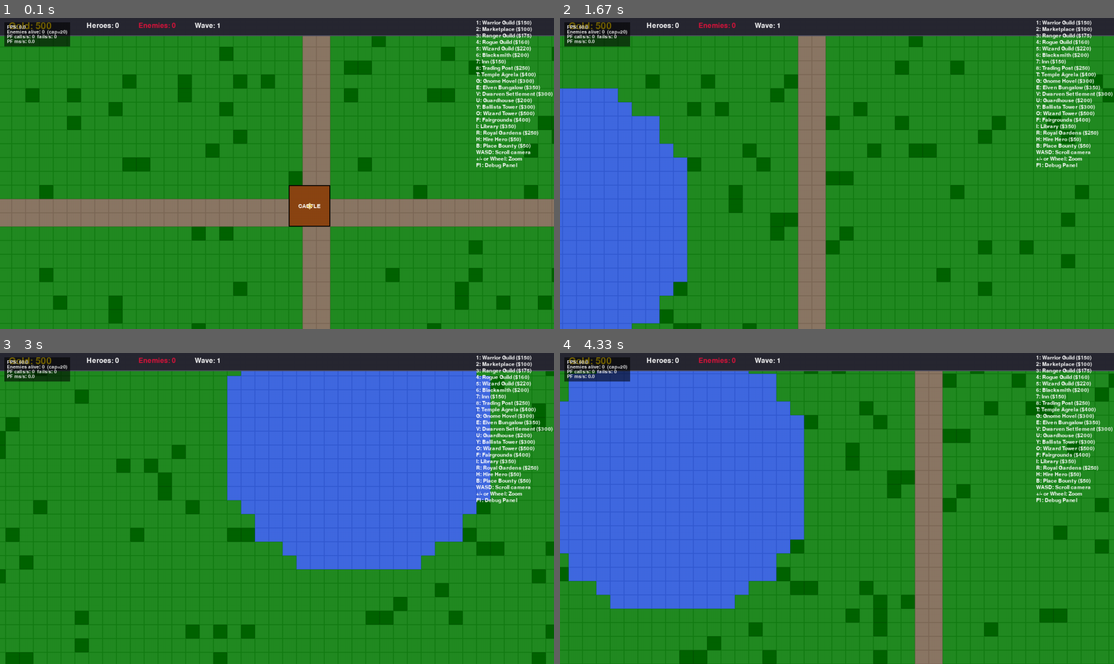
Above: before the commit, frames 1-4 (two rows, left to right).
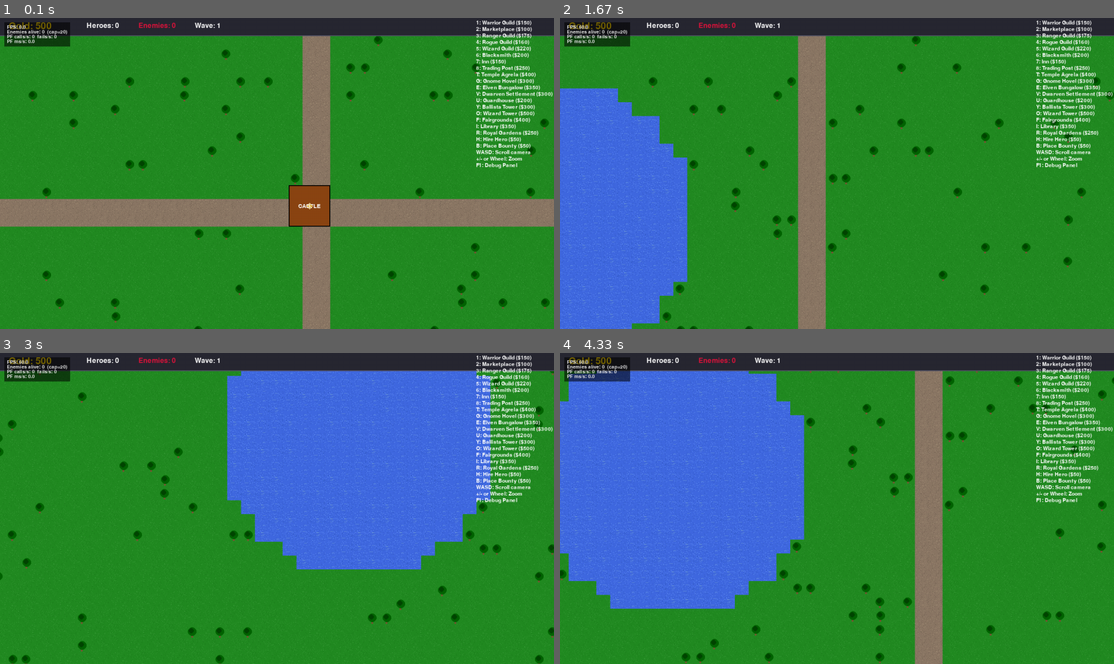
Above: after the commit, the same moments.

Repository: jaimiemontague/Kingdom
Game: pygame game, started from main.py
Two runs of this game, one before a commit and one after it. Both use one fixed random seed, a clock stepped at 60 frames per second and the inputs below.
Inputs (mouse positions are in pixels of both pictures, inside the frame that each line leads up to):
- Up to frame 1 (0.1 s): no input
- Up to frame 2 (1.67 s): hold D 0.33-0.8 s; hold W 0.83-1.13 s; move the mouse to (1014, 164) at 0.87 s; hold D 1.17-1.63 s; move the mouse to (704, 176) at 1.2 s
- Up to frame 3 (3 s): hold A 1.67-2.2 s; move the mouse to (105, 461) at 1.7 s; hold S 2.23-2.53 s; move the mouse to (481, 617) at 2.27 s; hold A 2.57-2.97 s; move the mouse to (132, 393) at 2.6 s
- Up to frame 4 (4.33 s): hold W 3-3.37 s; move the mouse to (704, 446) at 3.03 s; hold D 3.4-4.03 s; move the mouse to (842, 539) at 3.43 s; hold S from 4.07 s (still down); move the mouse to (820, 455) at 4.1 s

The runs differ from the first frame. In frame 1, 4.2% of the frame differs, in the area x 0-100%, y 5-100%; in frame 2, 4.4%; in frame 3, 4.1%; in frame 4, 4.6%.

Commit message:
Add procedural pixel tile sprites

Diff:
--- /dev/null
+++ b/game/graphics/tile_sprites.py
@@ -0,0 +1,139 @@
+from __future__ import annotations
+
+import random
+from dataclasses import dataclass
+from typing import Dict, Tuple
+
+import pygame
+
+from config import TILE_SIZE, COLOR_GRASS, COLOR_WATER, COLOR_PATH, COLOR_TREE
+
+
+@dataclass(frozen=True)
+class TilePalette:
+    grass: Tuple[int, int, int] = COLOR_GRASS
+    grass_dark: Tuple[int, int, int] = (26, 120, 26)
+    grass_light: Tuple[int, int, int] = (60, 160, 60)
+
+    water: Tuple[int, int, int] = COLOR_WATER
+    water_dark: Tuple[int, int, int] = (45, 85, 185)
+    water_light: Tuple[int, int, int] = (110, 160, 255)
+
+    path: Tuple[int, int, int] = COLOR_PATH
+    path_dark: Tuple[int, int, int] = (110, 95, 80)
+    path_light: Tuple[int, int, int] = (165, 145, 120)
+
+    tree: Tuple[int, int, int] = COLOR_TREE
+    tree_dark: Tuple[int, int, int] = (0, 70, 0)
+    tree_trunk: Tuple[int, int, int] = (120, 85, 50)
+
+
+class TileSpriteLibrary:
+    """
+    Pixel-art-first tile sprites with deterministic variation.
+
+    We don't require external PNG assets yet: this generates small procedural
+    pixel tiles and caches them. Later, this can be extended to load real
+    tileset art without changing the world renderer.
+    """
+
+    _cache: Dict[Tuple[int, int, int], pygame.Surface] = {}  # (tile_type, variant, size) -> Surface
+
+    @staticmethod
+    def _hash32(tile_type: int, x: int, y: int) -> int:
+        # Deterministic, fast integer hash for stable tile variations.
+        h = (x * 73856093) ^ (y * 19349663) ^ (tile_type * 83492791)
+        return h & 0xFFFFFFFF
+
+    @classmethod
+    def _variant(cls, tile_type: int, x: int, y: int, variants: int) -> int:
+        if variants <= 1:
+            return 0
+        return int(cls._hash32(tile_type, x, y) % int(variants))
+
+    @classmethod
+    def get(cls, tile_type: int, x: int, y: int, *, size: int = TILE_SIZE) -> pygame.Surface | None:
+        s = int(size)
+        if s <= 0:
+            return None
+
+        # Variant counts per tile type.
+        variant_counts = {
+            0: 4,  # grass
+            1: 3,  # water
+            2: 3,  # path
+            3: 2,  # tree
+        }
+        v = cls._variant(tile_type, x, y, variant_counts.get(int(tile_type), 1))
+        key = (int(tile_type), int(v), s)
+        surf = cls._cache.get(key)
+        if surf is not None:
+            return surf
+
+        surf = cls._generate(tile_type=int(tile_type), variant=int(v), size=s)
+        cls._cache[key] = surf
+        return surf
+
+    @classmethod
+    def _generate(cls, *, tile_type: int, variant: int, size: int) -> pygame.Surface:
+        pal = TilePalette()
+        s = int(size)
+        rnd = random.Random((tile_type << 16) + (variant << 8) + s)
+
+        surf = pygame.Surface((s, s), pygame.SRCALPHA)
+
+        def speckle(base: Tuple[int, int, int], a: Tuple[int, int, int], b: Tuple[int, int, int], density: float):
+            surf.fill(base)
+            count = int(s * s * max(0.0, min(1.0, float(density))))
+            for _ in range(count):
+                px = rnd.randrange(0, s)
+                py = rnd.randrange(0, s)
+                col = a if rnd.random() < 0.5 else b
+                surf.set_at((px, py), (*col, 255))
+
+        if tile_type == 0:  # grass
+            speckle(pal.grass, pal.grass_dark, pal.grass_light, density=0.06 + 0.01 * variant)
+            return surf
+
+        if tile_type == 1:  # water
+            speckle(pal.water, pal.water_dark, pal.water_light, density=0.05 + 0.02 * variant)
+            # A couple of tiny wave streaks
+            for _ in range(2 + variant):
+                y = rnd.randrange(3, s - 3)
+                x0 = rnd.randrange(0, s - 8)
+                for dx in range(6):
+                    surf.set_at((x0 + dx, y), (*pal.water_light, 220))
+            return surf
+
+        if tile_type == 2:  # path
+            speckle(pal.path, pal.path_dark, pal.path_light, density=0.08 + 0.02 * variant)
+            # Add a couple of pebble dots
+            for _ in range(6 + variant * 2):
+                px = rnd.randrange(1, s - 1)
+                py = rnd.randrange(1, s - 1)
+                surf.set_at((px, py), (*pal.path_light, 255))
+            return surf
+
+        if tile_type == 3:  # tree
+            # Base: grass-ish underlay
+            speckle(pal.grass, pal.grass_dark, pal.grass_light, density=0.03)
+            # Trunk
+            trunk_w = max(2, s // 8)
+            trunk_h = max(5, s // 3)
+            tx = s // 2 - trunk_w // 2 + (variant - 0.5)
+            ty = s - trunk_h - 2
+            pygame.draw.rect(surf, pal.tree_trunk, pygame.Rect(int(tx), int(ty), int(trunk_w), int(trunk_h)))
+            # Canopy
+            canopy_r = max(6, s // 3)
+            cx = s // 2 + (1 if variant else -1)
+            cy = s // 2
+            pygame.draw.circle(surf, pal.tree, (int(cx), int(cy)), int(canopy_r))
+            pygame.draw.circle(surf, pal.tree_dark, (int(cx - 2), int(cy - 2)), int(max(2, canopy_r - 4)))
+            return surf
+
+        # Unknown tile type: fallback to a neutral checker (helps debugging).
+        surf.fill((80, 80, 80, 255))
+        for yy in range(0, s, 2):
+            for xx in range(0, s, 2):
+                surf.set_at((xx, yy), (95, 95, 95, 255))
+        return surf
--- a/game/world.py
+++ b/game/world.py
@@ -7,6 +7,7 @@
     TILE_SIZE, MAP_WIDTH, MAP_HEIGHT,
     COLOR_GRASS, COLOR_WATER, COLOR_PATH, COLOR_TREE
 )
+from game.graphics.tile_sprites import TileSpriteLibrary
 
 
 class TileType:
@@ -116,26 +117,15 @@
         for y in range(start_y, end_y):
             for x in range(start_x, end_x):
                 tile_type = self.tiles[y][x]
-                color = TILE_COLORS.get(tile_type, COLOR_GRASS)
 
-                screen_x = x * TILE_SIZE - cam_x
-                screen_y = y * TILE_SIZE - cam_y
+                screen_x = int(x * TILE_SIZE - cam_x)
+                screen_y = int(y * TILE_SIZE - cam_y)
 
-                pygame.draw.rect(
-                    surface,
-                    color,
-                    (screen_x, screen_y, TILE_SIZE, TILE_SIZE)
-                )
-
-                # Draw grid lines (subtle) - ensure color values don't go negative
-                grid_color = (
-                    max(0, color[0] - 15),
-                    max(0, color[1] - 15),
-                    max(0, color[2] - 15)
-                )
-                pygame.draw.rect(
-                    surface,
-                    grid_color,
-                    (screen_x, screen_y, TILE_SIZE, TILE_SIZE),
-                    1
-                )
+                # Pixel-art sprites (procedural fallback) for tiles.
+                tile_img = TileSpriteLibrary.get(tile_type, x, y, size=TILE_SIZE)
+                if tile_img is not None:
+                    surface.blit(tile_img, (screen_x, screen_y))
+                else:
+                    # Safety fallback (shouldn't normally happen)
+                    color = TILE_COLORS.get(tile_type, COLOR_GRASS)
+                    pygame.draw.rect(surface, color, (screen_x, screen_y, TILE_SIZE, TILE_SIZE))
